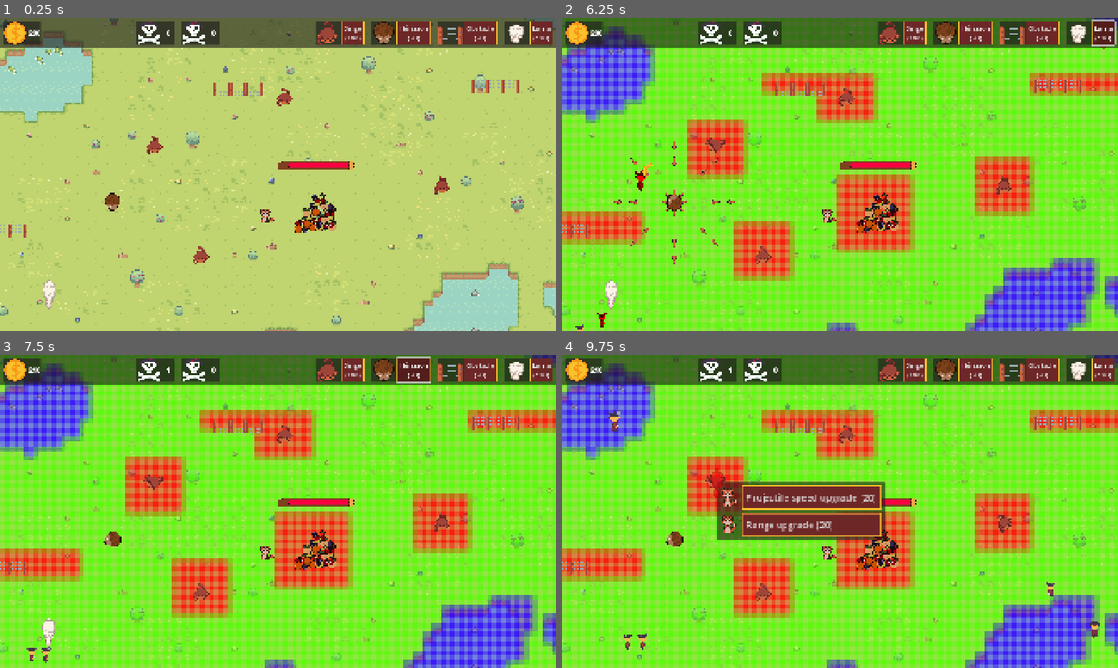
Above: before the commit, frames 1-4 (two rows, left to right).
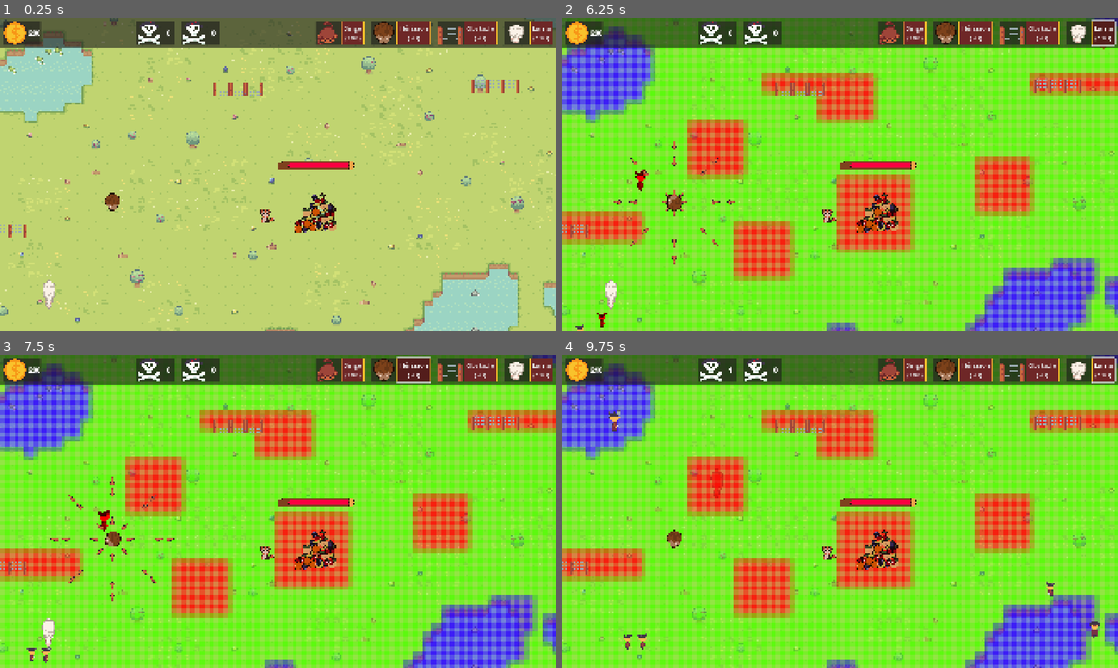
Above: after the commit, the same moments.

Repository: CreaJeu/PirateTowerDefense
Game: Godot game, scene res://scenes/main.tscn
Same seed, same stepped clock (60 frames per second), same inputs: the game is played once before the commit and once after it.
Inputs (mouse positions are in pixels of both pictures, inside the frame that each line leads up to):
- Up to frame 1 (0.25 s): no input
- Up to frame 2 (6.25 s): click "Singe (100)" at 0.5 s; click "Hérisson (70)" at 1.25 s; click "Obstacle (70)" at 2 s; click "Lama (120)" at 2.75 s; click "Singe (100)" at 3.5 s; click "Hérisson (70)" at 4.25 s; click "Obstacle (70)" at 5 s; click "Lama (120)" at 5.75 s
- Up to frame 3 (7.5 s): click "Singe (100)" at 6.5 s; click "Hérisson (70)" at 7.25 s
- Up to frame 4 (9.75 s): click "Obstacle (70)" at 8 s; click "Lama (120)" at 8.75 s; click (717, 483) at 9.52 s

The runs differ from the first frame. In frame 1, 0.4% of the frame differs, in the area x 26-81%, y 22-79%; in frame 2, 0.4%; in frame 3, 0.8%; in frame 4, 6.1%, in the area x 18-100%, y 0-79%.
Error after the commit: Cannot call method 'instantiate' on a null value. (res://scripts/build_manager.gd:39)

Commit message:
icons + difficulty twist

Diff:
--- a/scenes/turret.tscn
+++ b/scenes/turret.tscn
@@ -60,7 +60,7 @@
 [node name="TextureRect" type="TextureRect" parent="UpgradeMenuPanel/MarginContainer/GridContainer"]
 visible = false
 layout_mode = 2
-texture = ExtResource("4_6fjxm")
+texture = ExtResource("4_mqfwu")
 
 [node name="DamageButton" type="Button" parent="UpgradeMenuPanel/MarginContainer/GridContainer"]
 visible = false
@@ -75,18 +75,18 @@
 
 [node name="ProjSpeedButton" type="Button" parent="UpgradeMenuPanel/MarginContainer/GridContainer"]
 layout_mode = 2
+text = "Projectile speed upgrade (20)"
 theme = ExtResource("5_mqfwu")
-text = "Projectile speed upgrade (20)"
 alignment = 0
 
 [node name="TextureRect3" type="TextureRect" parent="UpgradeMenuPanel/MarginContainer/GridContainer"]
 layout_mode = 2
-texture = ExtResource("4_6fjxm")
+texture = ExtResource("7_mqfwu")
 
 [node name="RangeButton" type="Button" parent="UpgradeMenuPanel/MarginContainer/GridContainer"]
 layout_mode = 2
+text = "Range upgrade (20)"
 theme = ExtResource("5_mqfwu")
-text = "Range upgrade (20)"
 alignment = 0
 
 [node name="FiringArea" type="Area2D" parent="."]
--- a/scripts/enemy_spawner.gd
+++ b/scripts/enemy_spawner.gd
@@ -6,8 +6,8 @@
 @export var spawn_distance = 960.0
 
 # Difficulty scaling parameters
-@export var min_spawn_rate = 0.1 # fastest possible spawn rate
-@export var kills_per_difficulty_increase = 10 # kills needed for each speed increase
+@export var min_spawn_rate = 0.06 # fastest possible spawn rate
+@export var kills_per_difficulty_increase = 50 # kills needed for each speed increase
 @export var spawn_rate_decrease_amount = 0.1 # how much faster spawns get per threshold
 
 @onready var spawn_timer: Timer = $SpawnTimer
Binary file added: assets/UI/Dmg.png
Not shown, added: assets/UI/Dmg.png.import
Binary file added: assets/UI/Portee.png
Not shown, added: assets/UI/Portee.png.import
Binary file added: assets/UI/Slow.png
Not shown, added: assets/UI/Slow.png.import
Not shown: 2 places in scenes/main.tscn that only renumber resources
